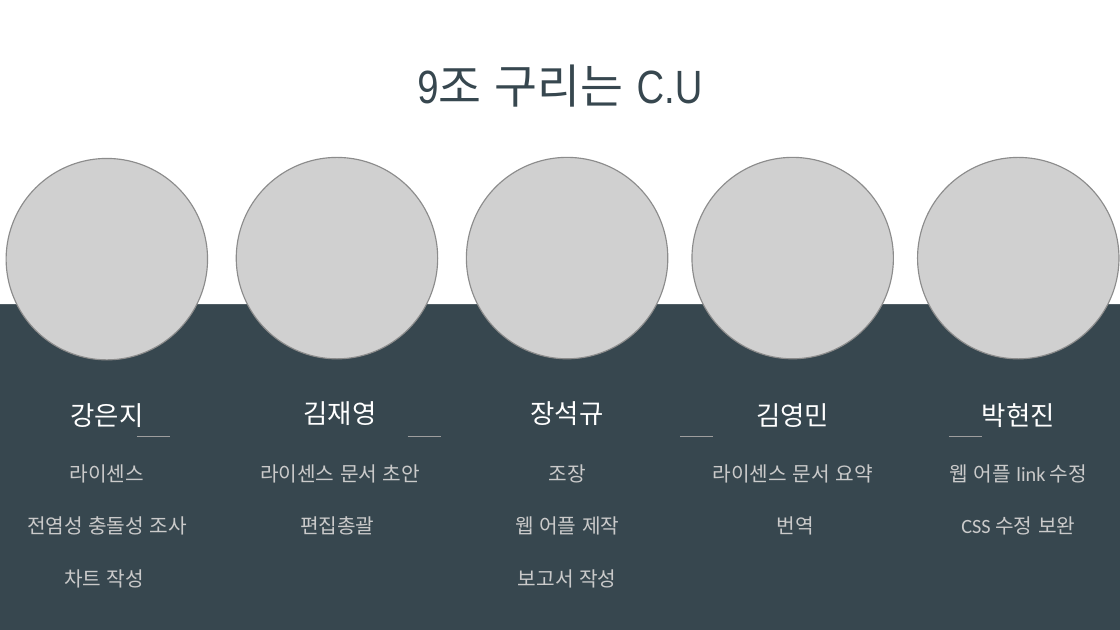
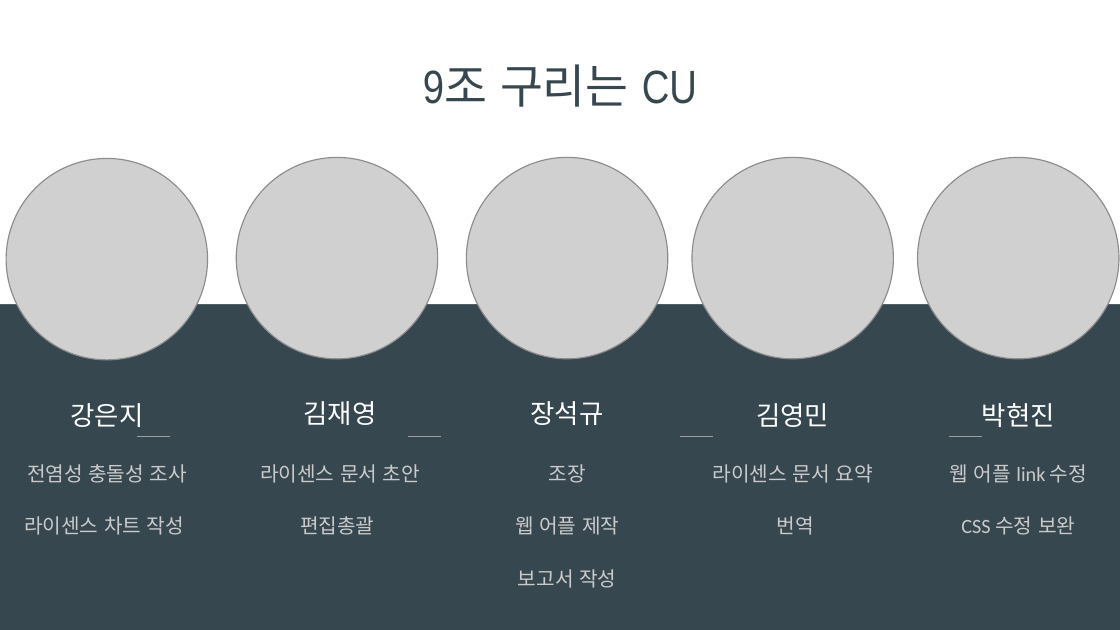
Before and after one commit to jangseokgyu/ossw_cardnews, a slide deck: slide 2 of OSSW-PPT.pptx. Drawn at 1120x630 pixels with LibreOffice and Linux fonts; fonts in the diff are those of the drawing; grey boxes stand for pictures. Boxes give left, top, right and bottom in pixels: in the first picture for what was removed or moved away, otherwise in the second. Text is boxed around its words. In the diff, an @@ line names an element or a change of style, - is before the commit and + after.

```diff
--- a/OSSW-PPT.pptx
+++ b/OSSW-PPT.pptx
@@ title at box(423, 64, 697, 107): text changed @@
-9조 구리는 C.U
+9조 구리는 CU
@@ text at box(27, 464, 187, 483): less space between paragraphs @@
@@ text at box(70, 464, 144, 483): paragraph removed @@
-라이센스
@@ text at box(24, 516, 184, 535): text changed @@
-차트 작성
+라이센스 차트 작성
```
Also in this commit, not shown: 1 other slide changed, 1 slide added, 1 other file.
